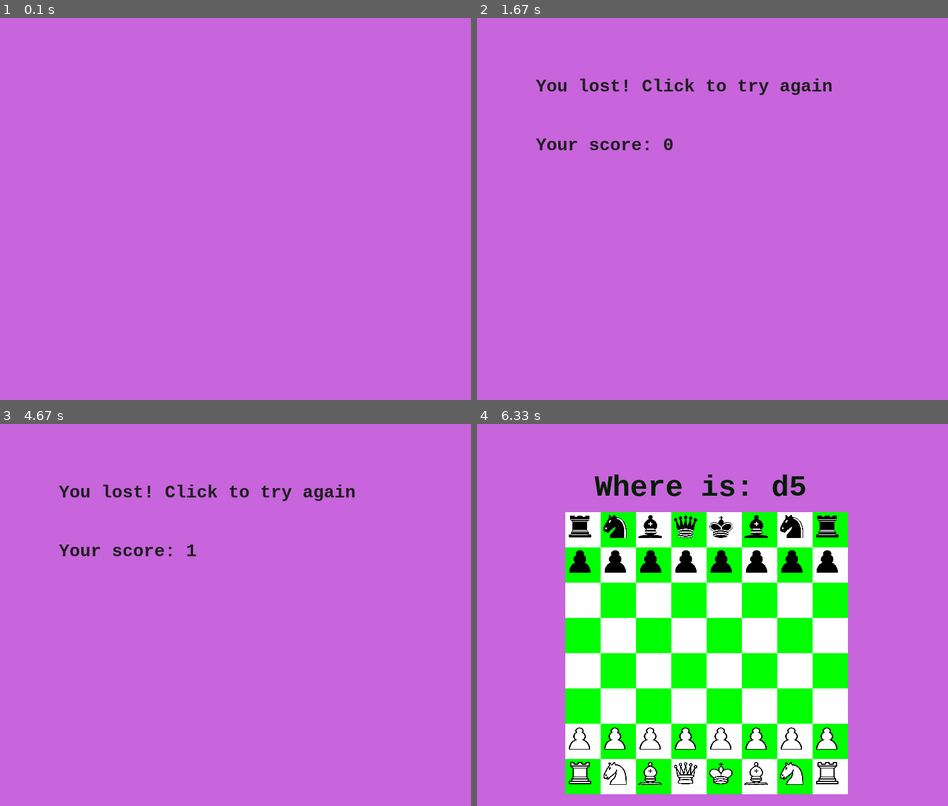
Above: before the commit, frames 1-4 (two rows, left to right).
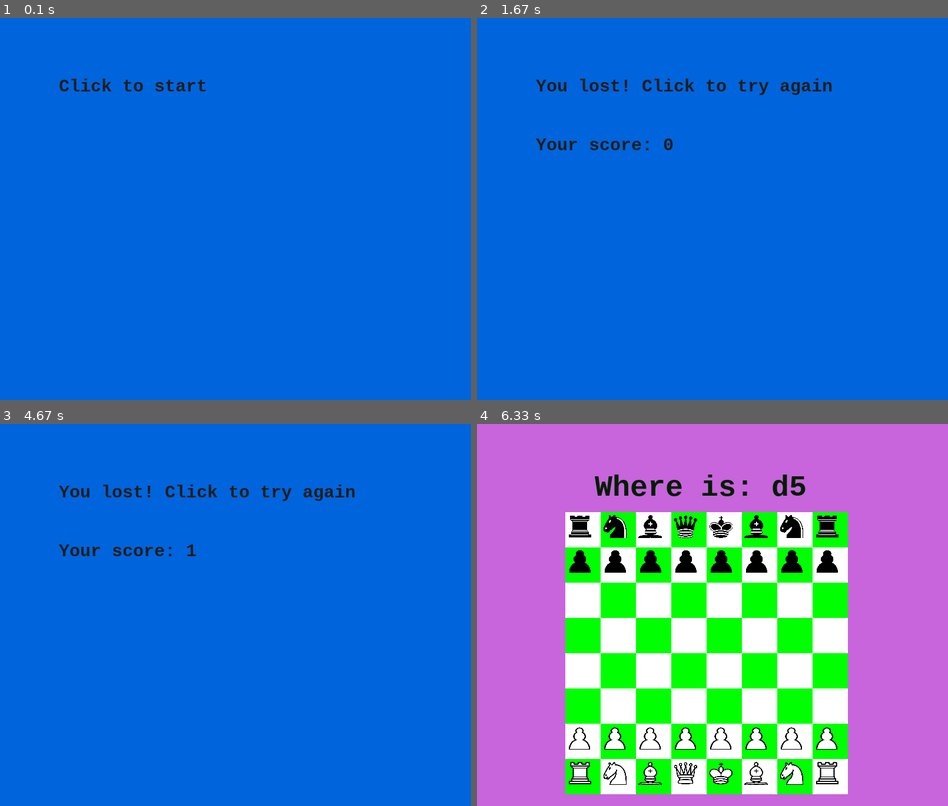
Above: after the commit, the same moments.

Repository: Paravati/LearningChessWithFun
Game: pygame game, started from chessBoardTest_15_09.py
The game is run twice, just before and just after one commit, with the same random seed, the same clock (stepped at 60 frames per second) and the same inputs.
Inputs (mouse positions are in pixels of both pictures, inside the frame that each line leads up to):
- Up to frame 1 (0.1 s): no input
- Up to frame 2 (1.67 s): click (712, 209) at 0.38 s; click (712, 235) at 0.72 s; click (566, 296) at 1.05 s; click (769, 243) at 1.38 s
- Up to frame 3 (4.67 s): click (65, 603) at 1.72 s; click (235, 660) at 2.05 s; click (169, 534) at 2.38 s; click (357, 580) at 2.72 s; click (405, 584) at 3.05 s; click (84, 565) at 3.38 s; click (254, 599) at 3.72 s; click (103, 657) at 4.05 s; click (405, 702) at 4.38 s
- Up to frame 4 (6.33 s): click (571, 756) at 4.72 s; click (637, 492) at 5.05 s; click (877, 611) at 5.38 s; click (858, 706) at 5.72 s; click (849, 645) at 6.05 s

The runs differ from the first frame. In frame 1, 100% of the frame differs, in the area x 0-100%, y 0-100%; in frame 2, 99%; in frame 3, 99%; in frame 4, nothing differs.

Commit message:
changed screen, added starting text

Diff:
--- a/chessBoardTest_15_09.py
+++ b/chessBoardTest_15_09.py
@@ -8,7 +8,7 @@
 def startGame():
     pygame.init()
     surface = pygame.display.set_mode((800, 650))
-    colorOfTheSurface = (200, 100, 220)
+    colorOfTheSurface = (0, 100, 220)
     surface.fill(colorOfTheSurface)
     isNewGame = True
     myFont = pygame.font.SysFont("Courier", 30, bold=True)
@@ -23,6 +23,9 @@
             isNewGame = False
             userPoints = draw_board([6, 4, 2, 0, 5, 7, 1, 3])
 
+        if isNewGame is True:
+            text = myFont.render("Click to start", True, (30, 30, 30), colorOfTheSurface)
+            surface.blit(text, (100, 100))
         if isNewGame is False:
             text = myFont.render("You lost! Click to try again", True, (30, 30, 30), colorOfTheSurface)
             surface.blit(text, (100, 100))
